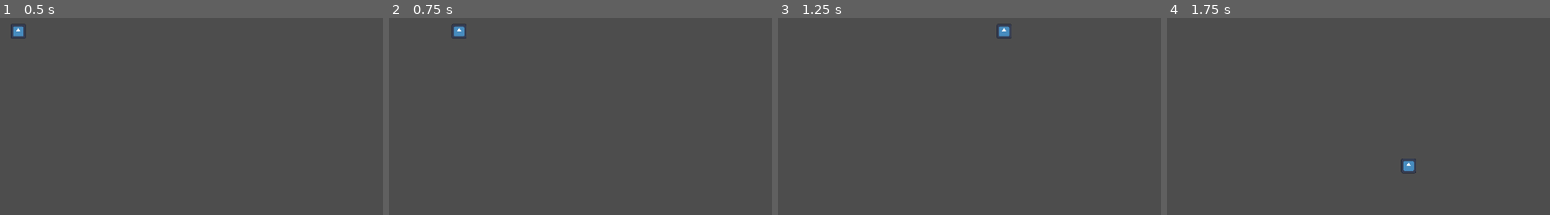
Above: before the commit, frames 1-4 (left to right).
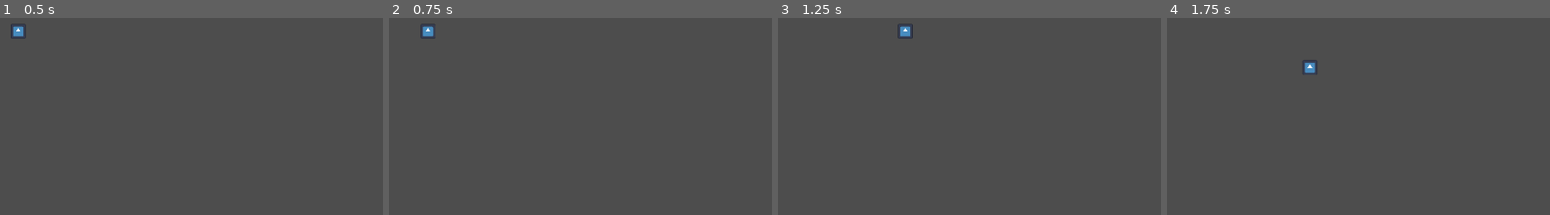
Above: after the commit, the same moments.

Repository: keduong33/HealthArcade
Game: Godot game, scene res://main.tscn
Same seed, same stepped clock (60 frames per second), same inputs: the game is played once before the commit and once after it. The engine's default icon, where the game draws it, is replaced by a stand-in: a white triangle on a blue panel in a dark square.
Inputs:
- Up to frame 1 (0.5 s): no input
- Up to frame 2 (0.75 s): tap Enter at 0.5 s; hold D (move_right) from 0.53 s (still down); tap J (attack) at 0.6 s
- Up to frame 3 (1.25 s): keep holding D (move_right)
- Up to frame 4 (1.75 s): release D (move_right) at 1.28 s; hold S (move_down) from 1.28 s (still down); tap J (attack) at 1.35 s

Frame 1 is identical in both runs. In frame 2, 0.4% of the frame differs, in the area x 8-21%, y 3-11%; in frame 3, 0.4%; in frame 4, 0.4%.

Commit message:
add attack timer & speed to improve the attack state

Diff:
--- a/player/player.gd
+++ b/player/player.gd
@@ -1,23 +1,21 @@
 class_name Player extends CharacterBody2D
 
 @export var speed: float = 500.0
+@export var attackSpeed: float = 0.3
 
 @onready
 var animated_sprite: Sprite2D = $Sprite2D
 
+@onready
+var attack_range: Area2D = $AttackRange
+
+@onready
+var attack_timer: Timer = $AttackTimer
+
 func _ready():
-	pass
+	attack_timer.wait_time = attackSpeed
 
-func attack(isRightSide: bool):
-	if isRightSide:
-		$AttackRange/Right.visible = true
-		$AttackRange/Right/CollisionShape2D.disabled = false
-
-		$AttackRange/Left/CollisionShape2D.disabled = true
-		$AttackRange/Left.visible = false
-	else:
-		$AttackRange/Left.visible = true
-		$AttackRange/Left/CollisionShape2D.disabled = false
-
-		$AttackRange/Right.visible = false
-		$AttackRange/Right/CollisionShape2D.disabled = true
+func attack():
+	$AttackRange/CollisionShape2D.disabled = false
+	await attack_timer.timeout
+	$AttackRange/CollisionShape2D.disabled = true
--- a/player/player.tscn
+++ b/player/player.tscn
@@ -11,7 +11,6 @@
 size = Vector2(24, 24)
 
 [sub_resource type="RectangleShape2D" id="RectangleShape2D_g6k8r"]
-size = Vector2(27.7813, 26)
 
 [node name="Player" type="CharacterBody2D"]
 script = ExtResource("1_rkbax")
@@ -36,22 +35,13 @@
 [node name="Attacking" type="Node" parent="StateMachine"]
 script = ExtResource("6_rgyib")
 
-[node name="AttackRange" type="Node2D" parent="."]
+[node name="AttackRange" type="Area2D" parent="."]
 
-[node name="Right" type="Area2D" parent="AttackRange"]
-visible = false
-
-[node name="CollisionShape2D" type="CollisionShape2D" parent="AttackRange/Right"]
-position = Vector2(14, 0)
+[node name="CollisionShape2D" type="CollisionShape2D" parent="AttackRange"]
+position = Vector2(10, 0)
 shape = SubResource("RectangleShape2D_g6k8r")
 disabled = true
-debug_color = Color(3.85046e-06, 0.586719, 0.770682, 0.42)
 
-[node name="Left" type="Area2D" parent="AttackRange"]
-visible = false
-
-[node name="CollisionShape2D" type="CollisionShape2D" parent="AttackRange/Left"]
-position = Vector2(-14, 0)
-shape = SubResource("RectangleShape2D_g6k8r")
-disabled = true
-debug_color = Color(3.85046e-06, 0.586719, 0.770682, 0.42)
+[node name="AttackTimer" type="Timer" parent="."]
+process_callback = 0
+one_shot = true
--- a/player/states/player_states/attacking.gd
+++ b/player/states/player_states/attacking.gd
@@ -2,11 +2,14 @@
 
 func enter(_previous_state_path: String, _data:={}) -> void:
 	player.velocity = Vector2.ZERO
+	player.attack()
+	player.attack_timer.start()
 
 func physics_update(_delta: float) -> void:
-	player.attack(!player.animated_sprite.flip_h)
+	if player.attack_timer.time_left > 0:
+		return
 
-	if Input.is_action_just_released("attack"):
+	if Input.is_action_just_pressed("attack"):
 		finished.emit(IDLE)
 	elif Input.is_action_pressed("move_up") \
 		or Input.is_action_pressed("move_down") \
--- a/player/states/player_states/running.gd
+++ b/player/states/player_states/running.gd
@@ -8,8 +8,10 @@
 
 	if input_direction.x > 0:
 		player.animated_sprite.flip_h = false
+		player.attack_range.rotation_degrees = 0
 	elif input_direction.x < 0:
 		player.animated_sprite.flip_h = true
+		player.attack_range.rotation_degrees = -180
 
 	player.velocity = input_direction * player.speed
 	player.move_and_slide()
